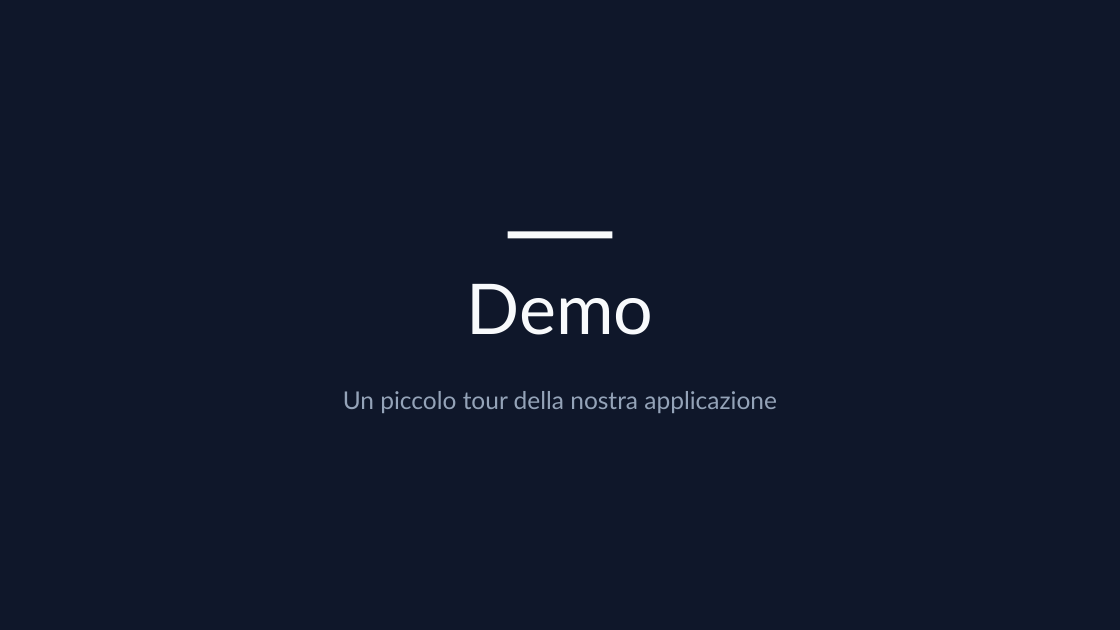
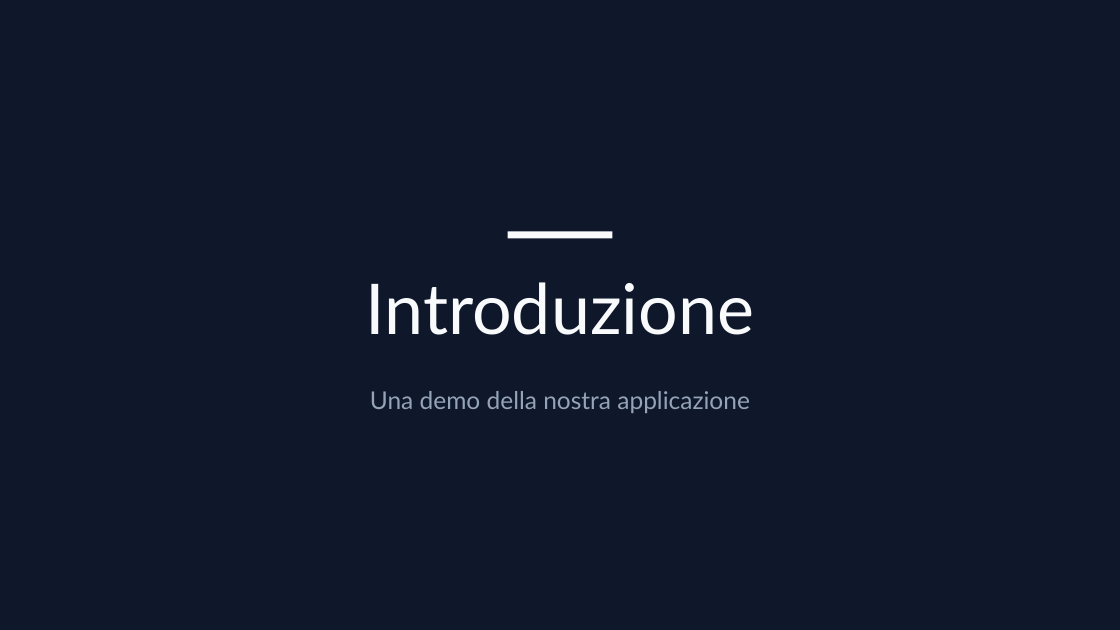
Before and after one commit to Julie0411/study_modulo_306, a slide deck: slide 17 of documentazione/Presentazione_progetto_StudySpace_Elisa_Julie.pptx (slide 15 before the commit). Drawn at 1120x630 pixels with LibreOffice and Linux fonts; fonts in the diff are those of the drawing. Boxes give left, top, right and bottom in pixels: in the first picture for what was removed or moved away, otherwise in the second. Text is boxed around its words. In the diff, an @@ line names an element or a change of style, - is before the commit and + after.

```diff
--- a/documentazione/Presentazione_progetto_StudySpace_Elisa_Julie.pptx
+++ b/documentazione/Presentazione_progetto_StudySpace_Elisa_Julie.pptx
@@ text at (x1=366, y1=282, x2=755, y2=335): text changed @@
-Demo
+Introduzione
@@ text at (x1=370, y1=391, x2=750, y2=413): text changed @@
-Un piccolo tour della nostra applicazione
+Una demo della nostra applicazione
```
Also in this commit, not shown: 2 other slides changed, 4 slides added, 2 slides removed, 2 other files.
